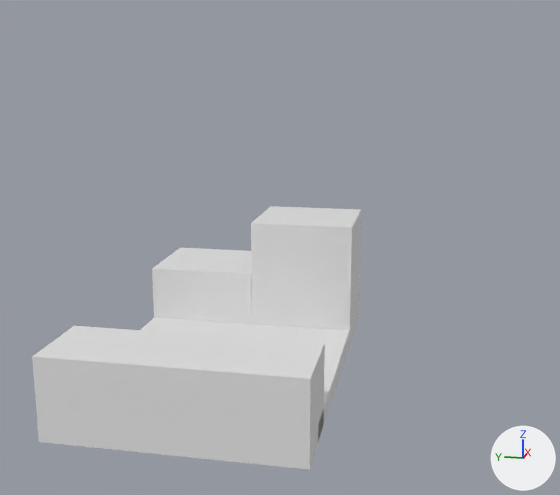
What one commit did to the Blender file src/objects/level2.blend.
Rendered twice from a 50 mm lens placed at (-50.4, -14.5, 17.2), pointed at (14.5, -1.5, 1.0). The lights are fixed; the arrows at lower right show +X, +Y and +Z.
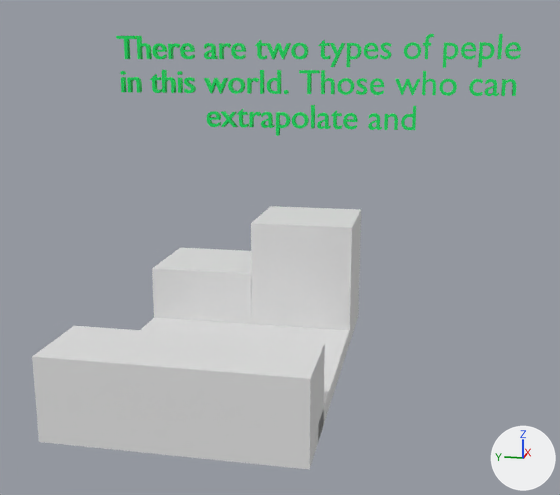
Commit message: added text to levels

Changed parts and their boxes (x1, y1, x2, y2) in the pictures (560 x 495 px):
'Text_X', added (green)
    after: (116, 34, 521, 136)

Diff of the bpy script that builds the scene:
```diff
--- a/src/objects/level2.blend.py
+++ b/src/objects/level2.blend.py
@@ mat_material @@
+mat_material = principled_material('Material')
+mat_material.base_color = (0.0, 0.8, 0.126)  # green #00e763
@@ txt_text @@
+txt_text = bpy.data.curves.new('Text', 'FONT')
+txt_text.body = 'There are two types of peple\nin this world. Those who can\nextrapolate and'
+txt_text.materials.append(mat_material)  # green #00e763
+txt_text.extrude = 0.1
+txt_text.align_x = 'CENTER'
+txt_text.offset_x = -3.281
+txt_text.offset_y = 3.527
@@ ob_text_x @@
+ob_text_x = bpy.data.objects.new('Text_X', txt_text)
+ob_text_x.location = (41.8, -12.74, 2.83)
+ob_text_x.rotation_euler = (1.571, 0.0, -1.571)  # degrees (90, 0, -90)
+ob_text_x.scale = (4.0, 4.0, 4.0)
```
